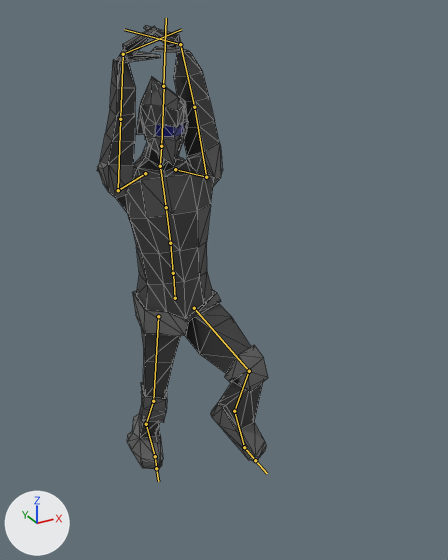
One commit to the glTF model glb_imports/MobileGunnerH.glb: the scene before it, then after it.
Rendered twice from a 50 mm lens placed at (-10.4, -22.5, 20.3), pointed at (0.2, -3.3, 10.7). The lights are fixed; the arrows at lower left show +X, +Y and +Z. Both versions are drawn at frame 16 of the action 'OverheadCR'; the numbers are the values there. The bones that bend it are drawn over the model as lines. Mesh edges are drawn as thin lines.

The first picture shows 'BaseBody.005'.
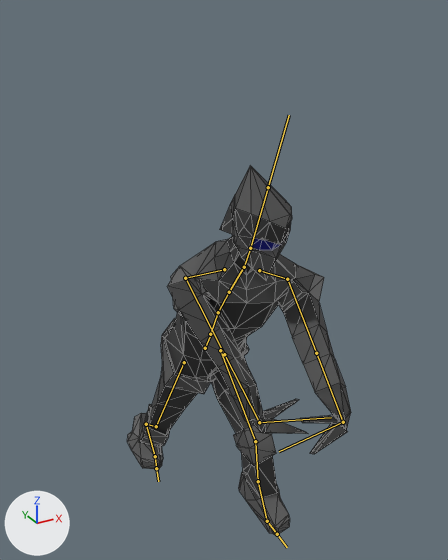
Pixel boxes (x1, y1, x2, y2) of what changed, in the pictures (448 x 560 px):
'BaseBody.005', posed (31% wider, 17% shorter): before (97, 26, 268, 469); after (127, 165, 351, 534)
bone 'mixamorig:Hips', root to tip: before (175, 298) to (173, 275); after (205, 348) to (210, 335)
bone 'mixamorig:Spine', root to tip: before (173, 273) to (170, 243); after (210, 334) to (218, 312)
bone 'mixamorig:Spine1', root to tip: before (170, 243) to (166, 207); after (218, 312) to (229, 292)
bone 'mixamorig:Spine2', root to tip: before (166, 207) to (160, 168); after (229, 292) to (243, 268)
bone 'mixamorig:Neck', root to tip: before (160, 166) to (161, 146); after (244, 267) to (250, 248)
bone 'mixamorig:LeftArm', root to tip: before (206, 177) to (194, 107); after (287, 279) to (316, 353)
bone 'mixamorig:LeftForeArm', root to tip: before (194, 107) to (180, 44); after (316, 353) to (343, 422)
bone 'mixamorig:LeftHand', root to tip: before (180, 44) to (124, 29); after (343, 422) to (279, 451)
bone 'mixamorig:RightArm', root to tip: before (118, 190) to (120, 119); after (185, 278) to (224, 354)
bone 'mixamorig:RightHand', root to tip: before (123, 54) to (181, 29); after (259, 422) to (331, 417)
bone 'mixamorig:LeftUpLeg', root to tip: before (194, 308) to (249, 371); after (220, 350) to (255, 441)
bone 'mixamorig:LeftLeg', root to tip: before (249, 371) to (234, 411); after (255, 441) to (258, 481)
bone 'mixamorig:LeftFoot', root to tip: before (234, 411) to (244, 447); after (258, 481) to (267, 521)
bone 'mixamorig:RightUpLeg', root to tip: before (158, 316) to (153, 401); after (184, 362) to (156, 426)
bone 'mixamorig:RightLeg', root to tip: before (153, 401) to (146, 424); after (156, 426) to (146, 424)

The edits, one by one:
Bone 'mixamorig:Hips' (bone_mixamorig_hips) moves from (-0.03, -0.45, -1.02) to (-0.03, -1.55, 1.92).
Bone 'mixamorig:Hips' (bone_mixamorig_hips) turns from (-5, 0, 0) to (35, 0, 3) degrees about its own x, y and z.
Bone 'mixamorig:Spine' (bone_mixamorig_spine) turns from (1, -3, 0) to (-7, -5, -3) degrees about its own x, y and z.
Bone 'mixamorig:Spine1' (bone_mixamorig_spine1) turns from (-4, -5, 2) to (11, -5, 0) degrees about its own x, y and z.
Bone 'mixamorig:Spine2' (bone_mixamorig_spine2) turns from (-2, -5, 0) to (0, -5, 0) degrees about its own x, y and z.
Bone 'mixamorig:Neck' (bone_mixamorig_neck) turns from (24, 0, -8) to (-14, -1, 2) degrees about its own x, y and z.
Bone 'mixamorig:LeftArm' (bone_mixamorig_leftarm) turns from (-90, 7, 57) to (-3, -41, 88) degrees about its own x, y and z.
Bone 'mixamorig:LeftForeArm' (bone_mixamorig_leftforearm) turns from (0, 0, 0) to (0, 0, -4) degrees about its own x, y and z.
Bone 'mixamorig:LeftHand' (bone_mixamorig_lefthand) turns from (20, -142, 52) to (134, -11, -92) degrees about its own x, y and z.
Bone 'mixamorig:RightArm' (bone_mixamorig_rightarm) turns from (-75, -9, -107) to (5, 34, -112) degrees about its own x, y and z.
Bone 'mixamorig:RightHand' (bone_mixamorig_righthand) turns from (-4, 172, -66) to (-30, 158, -77) degrees about its own x, y and z.
Bone 'mixamorig:LeftUpLeg' (bone_mixamorig_leftupleg) turns from (63, -9, -2) to (86, 4, 6) degrees about its own x, y and z.
Bone 'mixamorig:LeftLeg' (bone_mixamorig_leftleg) turns from (-87, 0, 3) to (-61, 0, 3) degrees about its own x, y and z.
Bone 'mixamorig:LeftFoot' (bone_mixamorig_leftfoot) turns from (-5, 4, -3) to (11, -6, -7) degrees about its own x, y and z.
Bone 'mixamorig:RightUpLeg' (bone_mixamorig_rightupleg) turns from (1, 14, -3) to (19, 30, -2) degrees about its own x, y and z.
Bone 'mixamorig:RightLeg' (bone_mixamorig_rightleg) turns from (-40, 0, -3) to (-43, 0, -3) degrees about its own x, y and z.
Bone 'mixamorig:RightFoot' (bone_mixamorig_rightfoot) turns from (33, -6, 6) to (55, -15, 14) degrees about its own x, y and z.
